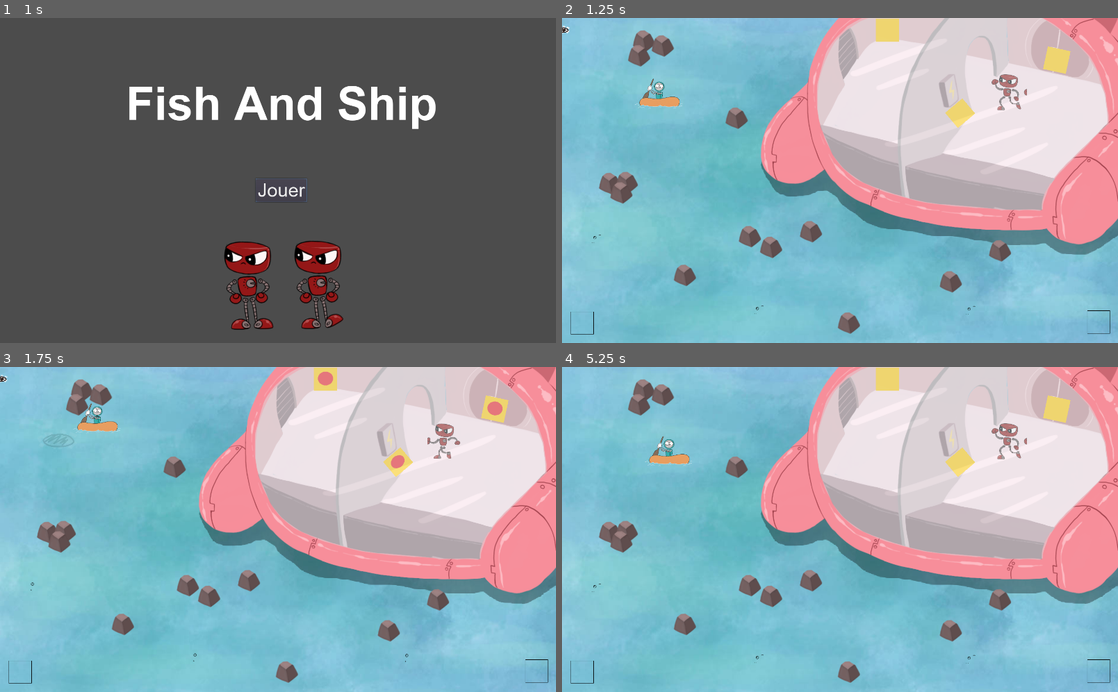
Above: before the commit, frames 1-4 (two rows, left to right).
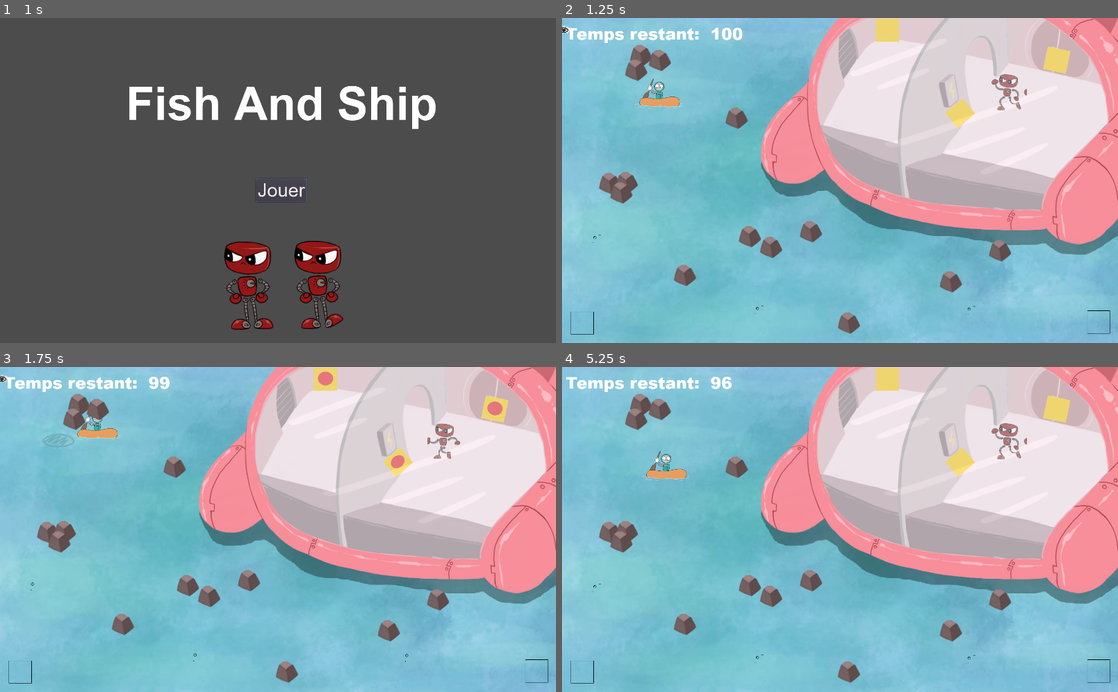
Above: after the commit, the same moments.

Repository: Majimo/FishAndShip
Game: Godot game, scene res://scenes/Intro.tscn
The game is run twice, just before and just after one commit, with the same random seed, the same clock (stepped at 60 frames per second) and the same inputs. Sound files missing from this copy of the repository are replaced by a short silence.
Inputs:
- Up to frame 1 (1 s): click "Jouer" at 0.5 s
- Up to frame 2 (1.25 s): no input
- Up to frame 3 (1.75 s): hold Up (ui_up) from 1.28 s (still down)
- Up to frame 4 (5.25 s): release Up (ui_up) at 2.78 s; hold Left (ui_left) 2.78-4.28 s; hold Down (ui_down) 4.28-5.03 s; hold Right (ui_right) from 5.03 s (still down)

Frame 1 is identical in both runs. In frame 2, 1.2% of the frame differs, in the area x 0-33%, y 2-20%; in frame 3, 1.6%; in frame 4, 1.8%, in the area x 0-31%, y 2-36%.

Commit message:
bonne nuit, l'alarme fonctionne à moins de 20sec

Diff:
--- a/scenes/MainWorld.tscn
+++ b/scenes/MainWorld.tscn
@@ -27,6 +27,12 @@
 [ext_resource path="res://assets/objets/PlancheDeBois.png" type="Texture" id=25]
 [ext_resource path="res://assets/objets/Inventaire.png" type="Texture" id=26]
 [ext_resource path="res://scripts/GlobalZonesAReparer.gd" type="Script" id=27]
+[ext_resource path="res://assets/fonts/ariblk.ttf" type="DynamicFontData" id=28]
+[ext_resource path="res://sounds/Alarme_urgence.wav" type="AudioStream" id=29]
+
+[sub_resource type="DynamicFont" id=1]
+size = 45
+font_data = ExtResource( 28 )
 
 [node name="MainWorld" type="Node2D"]
 script = ExtResource( 22 )
@@ -97,13 +103,13 @@
 position = Vector2( 481.573, 276.156 )
 
 [node name="Rocher9" parent="Rochers" instance=ExtResource( 9 )]
-position = Vector2( 225.822, 62.5773 )
+position = Vector2( 217.822, 102.577 )
 
 [node name="Rocher7" parent="Rochers" instance=ExtResource( 9 )]
-position = Vector2( 277.517, 76.1811 )
+position = Vector2( 269.517, 116.181 )
 
 [node name="Rocher8" parent="Rochers" instance=ExtResource( 9 )]
-position = Vector2( 212.219, 103.389 )
+position = Vector2( 204.219, 143.389 )
 
 [node name="Rocher10" parent="Rochers" instance=ExtResource( 9 )]
 position = Vector2( 576.799, 633.935 )
@@ -266,6 +272,36 @@
 [node name="TrucTypesRequins" type="Node" parent="."]
 
 [node name="EauEtOmbre" parent="." instance=ExtResource( 1 )]
+
+[node name="VaisseauCoule" type="Timer" parent="."]
+wait_time = 100.0
+
+[node name="TempsRestant" type="Node2D" parent="."]
+
+[node name="TempsRestantLabel" type="Label" parent="TempsRestant"]
+margin_left = 10.0
+margin_top = 10.0
+margin_right = 70.0
+margin_bottom = 74.0
+custom_fonts/font = SubResource( 1 )
+text = "Temps restant:"
+__meta__ = {
+"_edit_use_anchors_": false
+}
+
+[node name="TempsRestantTime" type="Label" parent="TempsRestant"]
+margin_left = 410.0
+margin_top = 10.0
+margin_right = 470.0
+margin_bottom = 74.0
+custom_fonts/font = SubResource( 1 )
+text = "99"
+__meta__ = {
+"_edit_use_anchors_": false
+}
+
+[node name="Alarme" type="AudioStreamPlayer" parent="TempsRestant"]
+stream = ExtResource( 29 )
 [connection signal="module_repaired" from="ZonesAReparer/ZoneAReparer" to="ZonesAReparer" method="_on_ZoneAReparer_module_repaired"]
 [connection signal="module_repaired" from="ZonesAReparer/ZoneAReparer2" to="ZonesAReparer" method="_on_ZoneAReparer2_module_repaired"]
 [connection signal="module_repaired" from="ZonesAReparer/ZoneAReparer3" to="ZonesAReparer" method="_on_ZoneAReparer3_module_repaired"]
--- a/scripts/MainWorld.gd
+++ b/scripts/MainWorld.gd
@@ -12,11 +12,19 @@
 var objet_est_pose = false
 
 func _ready():
+	$VaisseauCoule.start()
+
 	randomize()
 	$Players/Perso1.connect("peche_un_objet",self,"peche_un_objet")
 	$Players/Perso1.connect("pose_un_objet",self,"pose_un_objet")
 
 	$Players/Perso2.connect("recupere_objet",self,"recupere_objet")
+
+func _process(delta):
+	$TempsRestant/TempsRestantTime.text = str(round($VaisseauCoule.time_left))
+	if round($VaisseauCoule.time_left) < 20:
+		if $TempsRestant/Alarme.is_playing() == false:
+			$TempsRestant/Alarme.play()
 
 func peche_un_objet():
 	if bibou_tiens_objet == false :
Not shown: 1 places in scenes/MainWorld.tscn that only renumber resources
